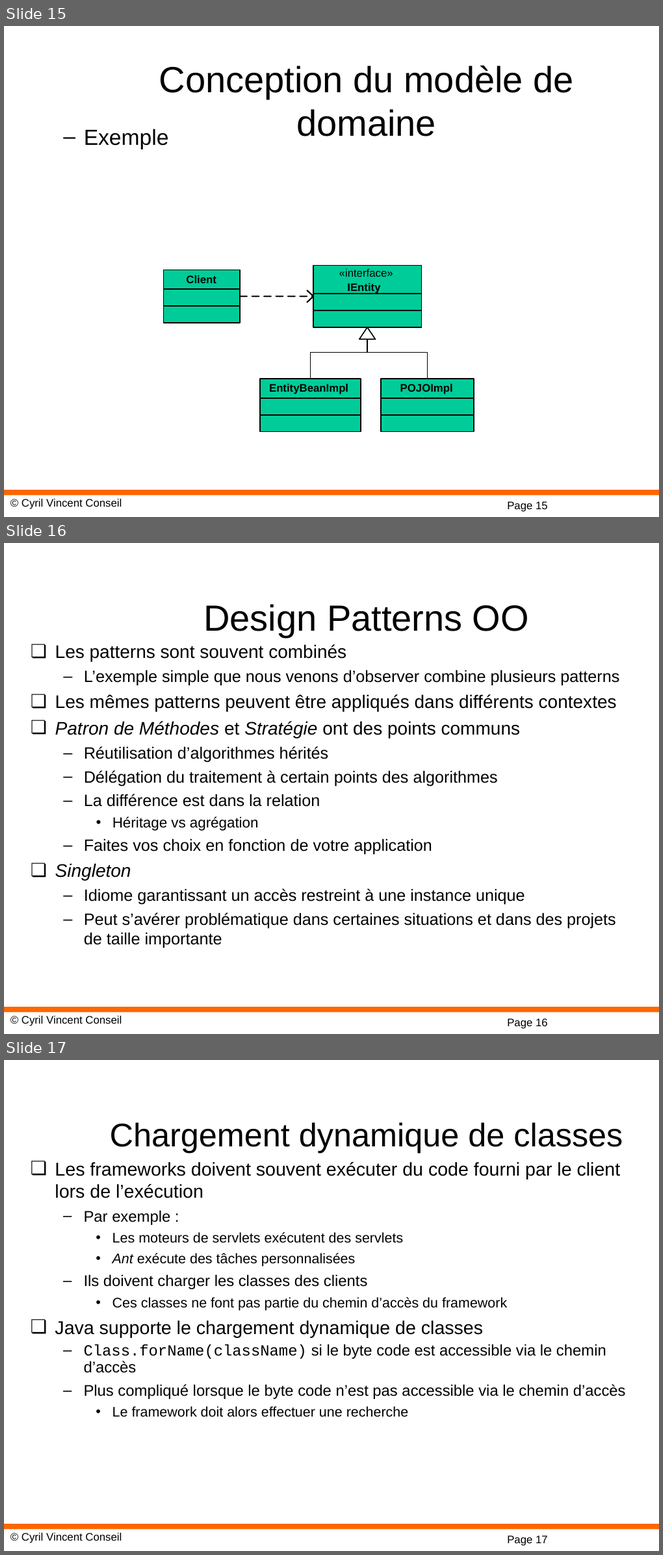
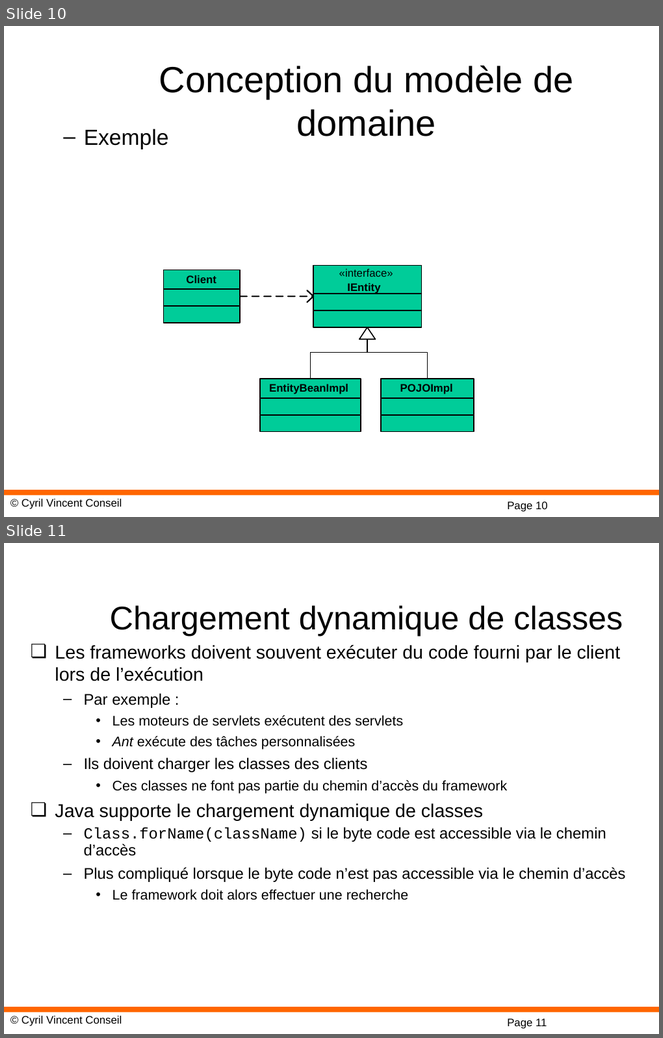
Before and after one commit to cyrilvincent/spring, a slide deck: ppt/02-DesignPattern.ppt. Shown one above the other, each under a label of ours: slides 15, 16 and 17 before the commit, slides 10 and 11 after it. The pictures are 663x1555 and 663x1038 pixels, drawn with LibreOffice and Linux fonts; fonts in the diff are those of the drawing; background and template pictures are left out. Boxes give left, top, right and bottom in pixels: in the first picture for what was removed or moved away, otherwise in the second. Text is boxed around its words. In the diff, an @@ line names an element or a change of style, - is before the commit and + after.

```diff
--- a/ppt/02-DesignPattern.ppt
+++ b/ppt/02-DesignPattern.ppt
@@ slide 16 removed at bbox=[4, 543, 659, 1034], background #FFFFFF; not listed: 3 template elements that a slide beside it also shows @@
@@ title removed at bbox=[204, 604, 529, 637] @@
-Design Patterns OO
@@ text removed at bbox=[55, 644, 620, 949] @@
-❏ Les patterns sont souvent combinés
-  – L’exemple simple que nous venons d’observer combine plusieurs patterns
-❏ Les mêmes patterns peuvent être appliqués dans différents contextes
-❏ Patron de Méthodes et Stratégie ont des points communs
-  – Réutilisation d’algorithmes hérités
-  – Délégation du traitement à certain points des algorithmes
-  – La différence est dans la relation
-    • Héritage vs agrégation
-  – Faites vos choix en fonction de votre application
-❏ Singleton
-  – Idiome garantissant un accès restreint à une instance unique
-  – Peut s’avérer problématique dans certaines situations et dans des projets de taille importante
@@ what was slide 15 is now slide 10 @@
@@ page number at bbox=[507, 502, 548, 512]: text changed @@
-Page 15
+Page 10
@@ what was slide 17 is now slide 11 @@
@@ page number at bbox=[507, 1019, 547, 1029]: text changed @@
-Page 17
+Page 11
```
Also in this commit, not shown: 3 slides added, 6 other slides removed, 28 other files.
